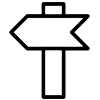
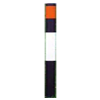
Layered file, before and after one edit (100px x 100px). Changes by layer:
added layer "Layer 8" above "Layer 7 copy" over (44, 3, 57, 98)
hid "Layer 4" over (9, 2, 90, 99)
